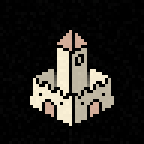
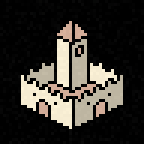
Layer changes from the first 144px x 144px image to the second:
renamed "Lines" to "Lines copy", painted on it over [21, 21, 123, 129]
painted on "Roof #1" over [39, 21, 105, 117]
painted on "Pasted Layer" over [27, 39, 123, 126]
painted on "Walls" over [21, 39, 117, 129]
